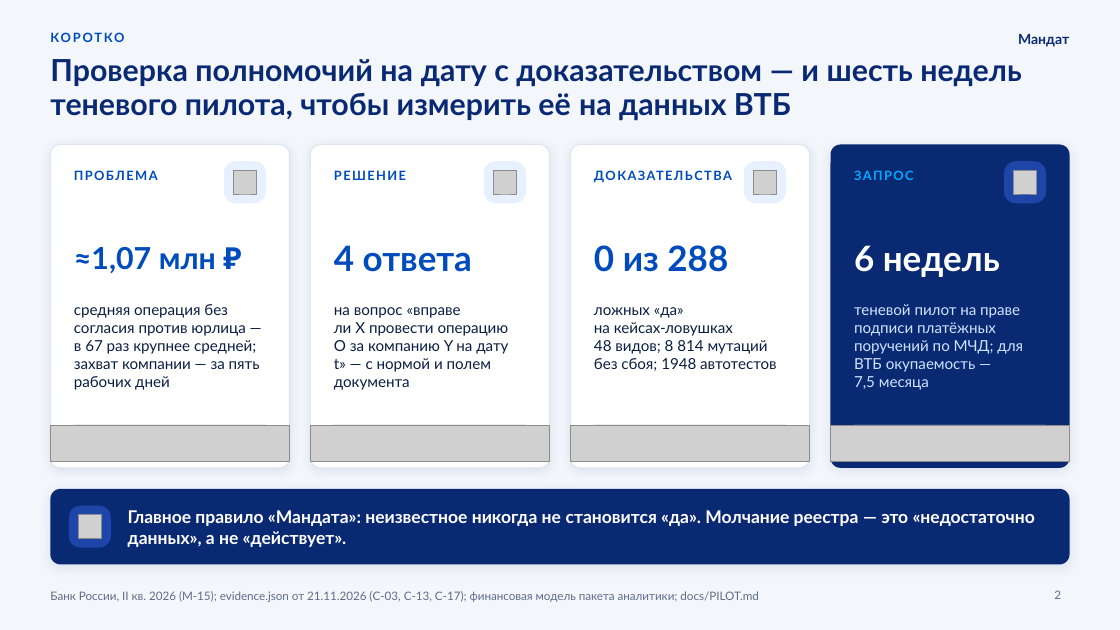
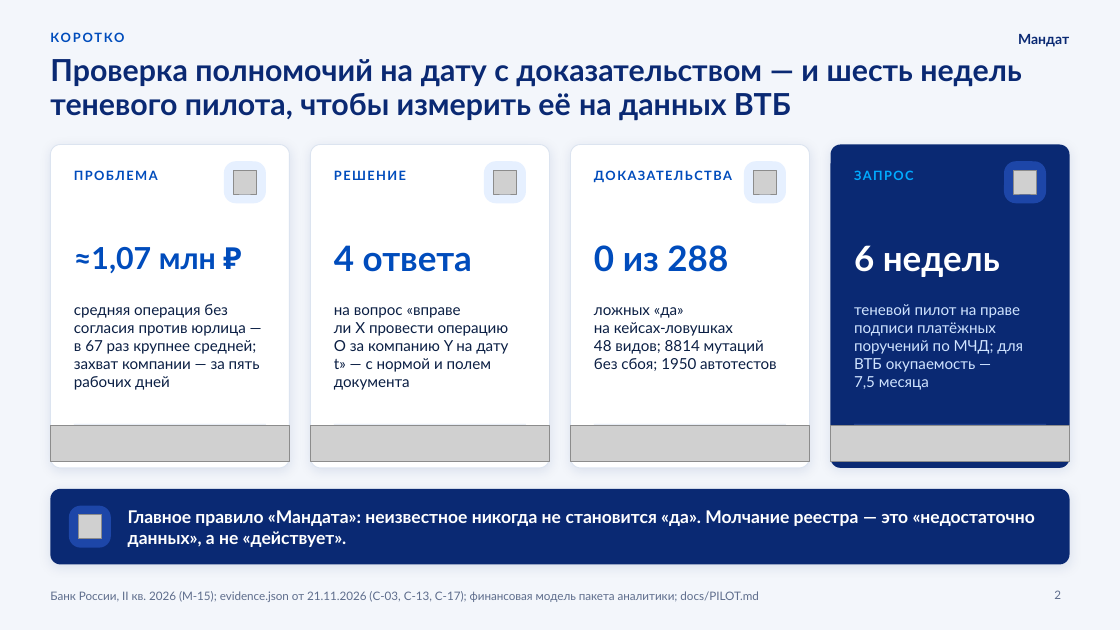
Before and after one commit to KonkovDV/Mandat, a slide deck: slide 2 of submission/slides/Mandat_VTB.pptx. Drawn at 1120x630 pixels with LibreOffice and Linux fonts; fonts in the diff are those of the drawing; grey boxes stand for pictures; background and template pictures are left out. Boxes give left, top, right and bottom in pixels: in the first picture for what was removed or moved away, otherwise in the second. Text is boxed around its words. In the diff, an @@ line names an element or a change of style, - is before the commit and + after.

```diff
--- a/submission/slides/Mandat_VTB.pptx
+++ b/submission/slides/Mandat_VTB.pptx
@@ text at box(594, 307, 777, 371): text changed @@
-ложных «да» на кейсах‑ловушках 48 видов; 8 814 мутаций без сбоя; 1948 автотестов
+ложных «да» на кейсах‑ловушках 48 видов; 8814 мутаций без сбоя; 1950 автотестов
```
Also in this commit, not shown: 14 other slides changed, 13 other files.
